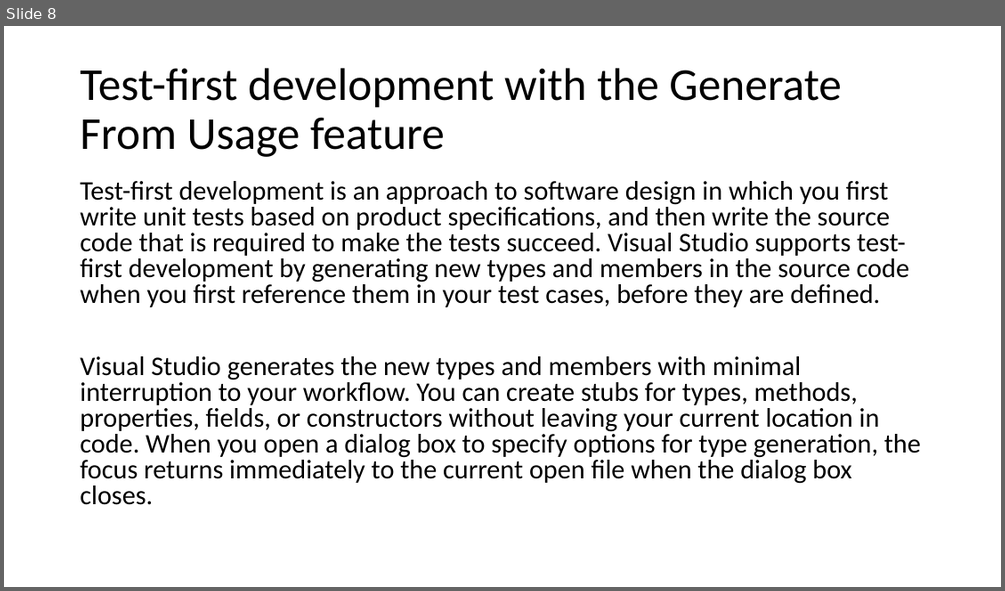
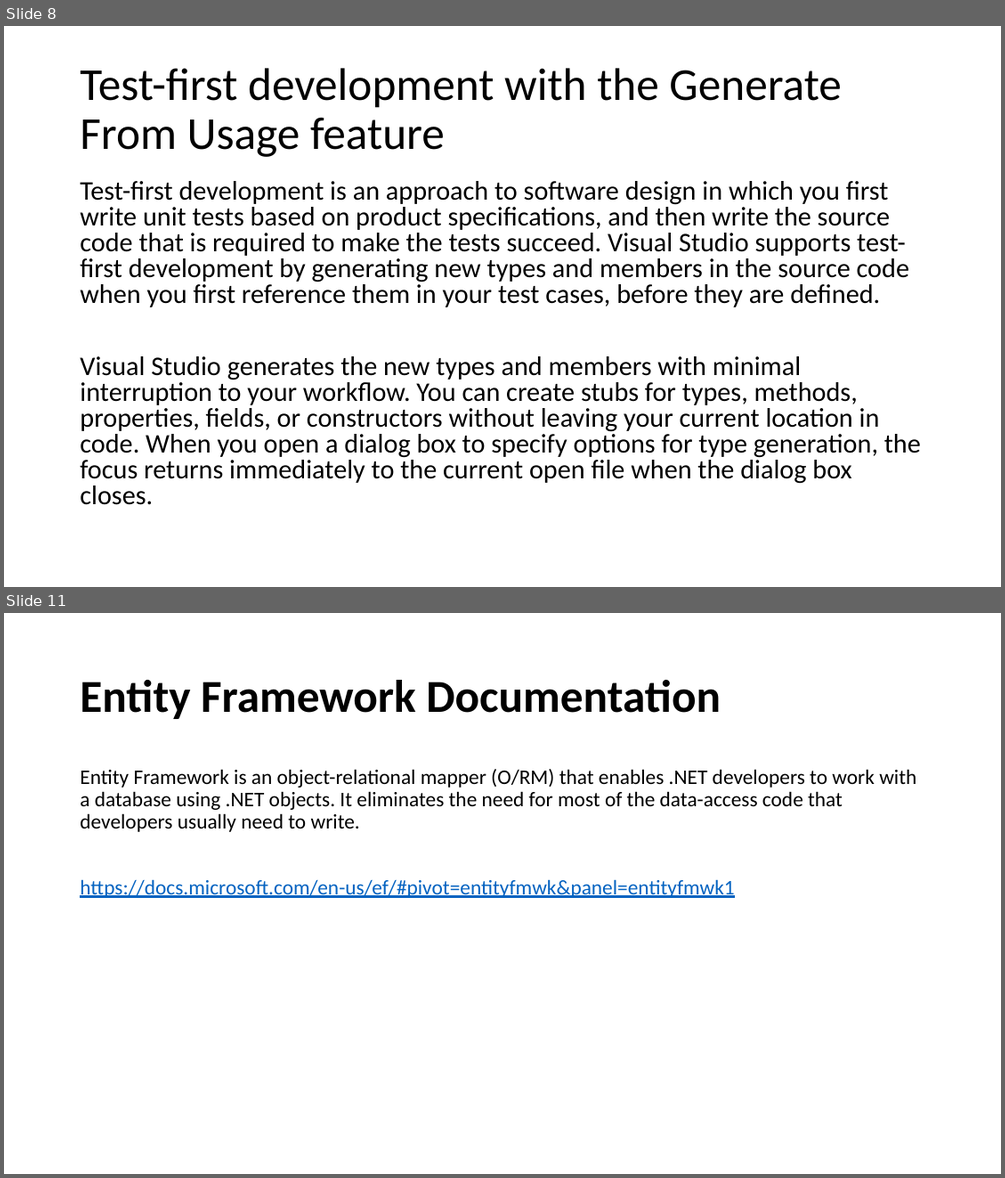
Before and after one commit to karenpayneoregon/VisualStudioEducation, a slide deck: PowerPoint/Working with Visual Studio.pptx. Shown one above the other, each under a label of ours: slide 8 before the commit, slides 8 and 11 after it; the slides between them are not shown. The pictures are 1005x591 and 1005x1178 pixels, drawn with LibreOffice and Linux fonts; fonts in the diff are those of the drawing. Boxes give left, top, right and bottom in pixels: in the first picture for what was removed or moved away, otherwise in the second. Text is boxed around its words. In the diff, an @@ line names an element or a change of style, - is before the commit and + after.

```diff
--- a/PowerPoint/Working with Visual Studio.pptx
+++ b/PowerPoint/Working with Visual Studio.pptx
@@ slide 11 added at (4,613,1001,1174), background #FFFFFF @@
@@ title added at (80,680,720,719), 44 pt, text #000000, bold @@
+Entity Framework Documentation
@@ text added at (80,769,916,898), 20 pt, text #000000 @@
+Entity Framework is an object-relational mapper (O/RM) that enables .NET developers to work with a database using .NET objects. It eliminates the need for most of the data-access code that developers usually need to write.
+https://docs.microsoft.com/en-us/ef/#pivot=entityfmwk&panel=entityfmwk1
```
Also in this commit, not shown: 3 other slides added, 2 other files.
